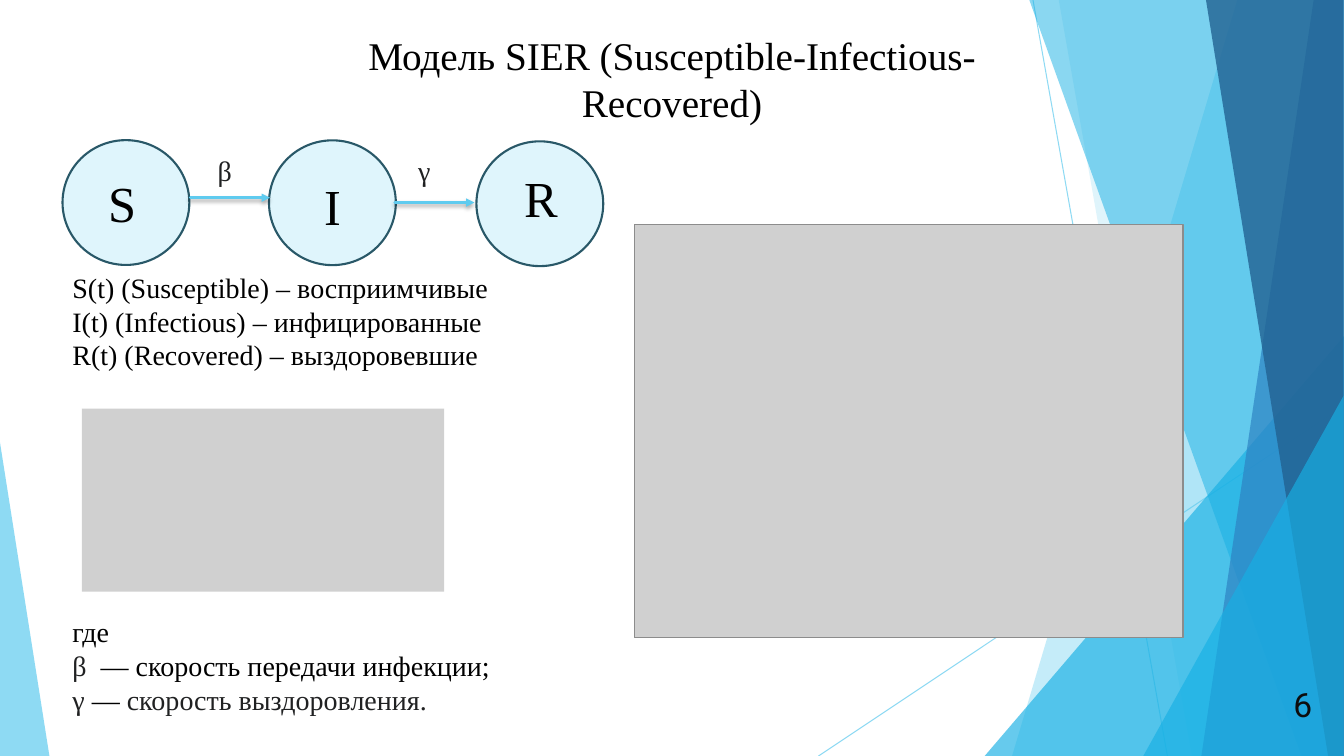
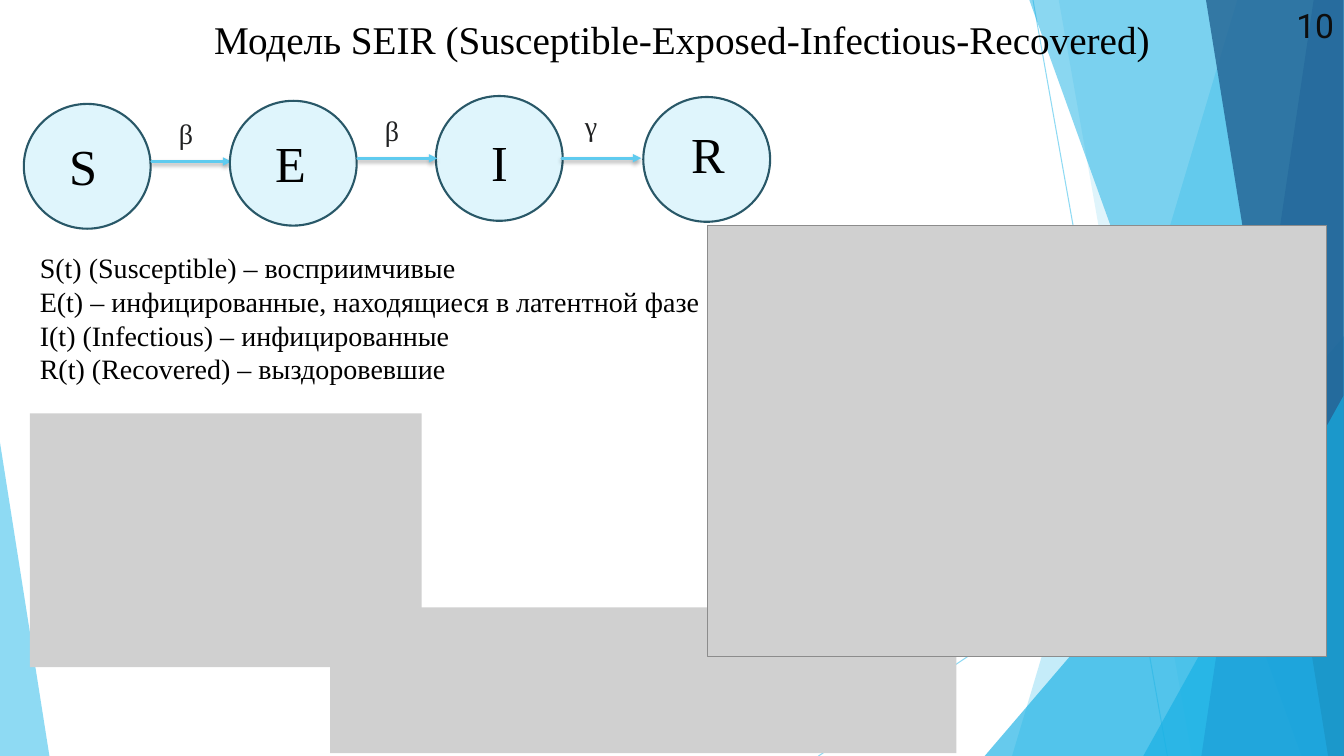
Before and after one commit to wolfufu/EpidemicModelsApp, a slide deck: slide 10 of ПрезентацияДиплом.pptx (slide 9 before the commit). Drawn at 1344x756 pixels with LibreOffice and Linux fonts; fonts in the diff are those of the drawing; grey boxes stand for pictures. Boxes give left, top, right and bottom in pixels: in the first picture for what was removed or moved away, otherwise in the second. Text is boxed around its words. In the diff, an @@ line names an element or a change of style, - is before the commit and + after.

```diff
--- a/ПрезентацияДиплом.pptx
+++ b/ПрезентацияДиплом.pptx
@@ text at <box>214,23,1150,61</box>: text changed @@
-Модель SIER (Susceptible-Infectious-Recovered)
+Модель SEIR (Susceptible-Exposed-Infectious-Recovered)
@@ text added at <box>1296,14,1334,39</box>, 24 pt, text #0D0D0D @@
+10
@@ ellipse added at <box>230,101,357,226</box>, fill #DFF5FC, outline #2A5969 1.5 pt @@
@@ text added at <box>276,149,307,182</box>, 36 pt, text #000000 @@
+E
@@ text added at <box>385,121,399,147</box>, 20 pt, text #202122 @@
+β
@@ 2 texts, 1 ellipse, 1 arrow: place and size @@
-2 texts, 1 ellipse, 1 arrow at <box>63,140,270,265</box>
+2 texts, 1 ellipse, 1 arrow at <box>24,104,231,229</box>
@@ arrow added from (358, 158) to (438, 158), #5FCBEF 2 pt @@
@@ 3 texts, 2 ellipses, 1 arrow: place and size @@
-3 texts, 2 ellipses, 1 arrow at <box>269,140,604,266</box>
+3 texts, 2 ellipses, 1 arrow at <box>436,96,770,222</box>
@@ picture: place and size @@
-picture at <box>634,225,1184,638</box>
+picture at <box>708,226,1327,657</box>
@@ text "S(t) (Susceptible) – восприимчивые": place and size @@
-text "S(t) (Susceptible) – восприимчивые" at <box>72,278,487,371</box>
+text "S(t) (Susceptible) – восприимчивые" at <box>40,258,699,385</box>
@@ text at <box>40,292,699,317</box>: paragraph added @@
+E(t) – инфицированные, находящиеся в латентной фазе
@@ picture: place and size @@
-picture at <box>82,408,444,592</box>
+picture at <box>30,413,422,667</box>
@@ text removed at <box>72,628,490,715</box> @@
-где
-β — скорость передачи инфекции;
-γ — скорость выздоровления.
@@ picture added at <box>331,608,957,754</box> @@
@@ text removed at <box>1293,693,1312,718</box> @@
-6
```
Also in this commit, not shown: 18 other slides changed, 2 slides added, 9 other files.
